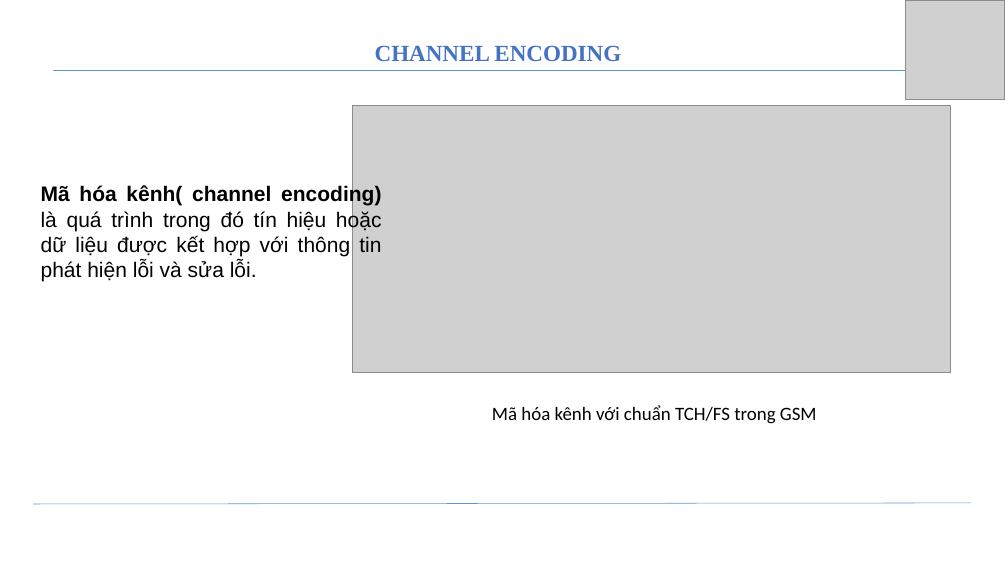
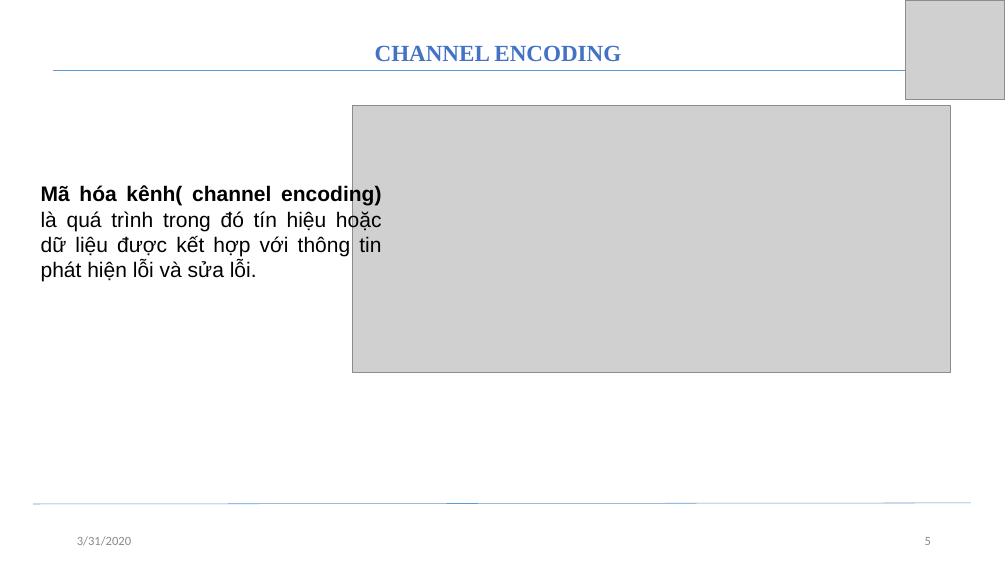
Before and after one commit to datdangquoc97/material, a slide deck: slide 5 of báo cáo.pptx. Drawn at 1008x567 pixels with LibreOffice and Linux fonts; fonts in the diff are those of the drawing; grey boxes stand for pictures. Boxes give left, top, right and bottom in pixels: in the first picture for what was removed or moved away, otherwise in the second. Text is boxed around its words. In the diff, an @@ line names an element or a change of style, - is before the commit and + after.

```diff
--- a/báo cáo.pptx
+++ b/báo cáo.pptx
@@ text removed at (492, 405, 817, 424) @@
-Mã hóa kênh với chuẩn TCH/FS trong GSM
@@ text added at (77, 536, 131, 546), 12 pt, text #8C8C8C @@
+3/31/2020
@@ page number added at (925, 537, 931, 545), 12 pt, text #8C8C8C @@
+5
```
Also in this commit, not shown: 6 other slides changed, 3 slides added, 4 other files.
